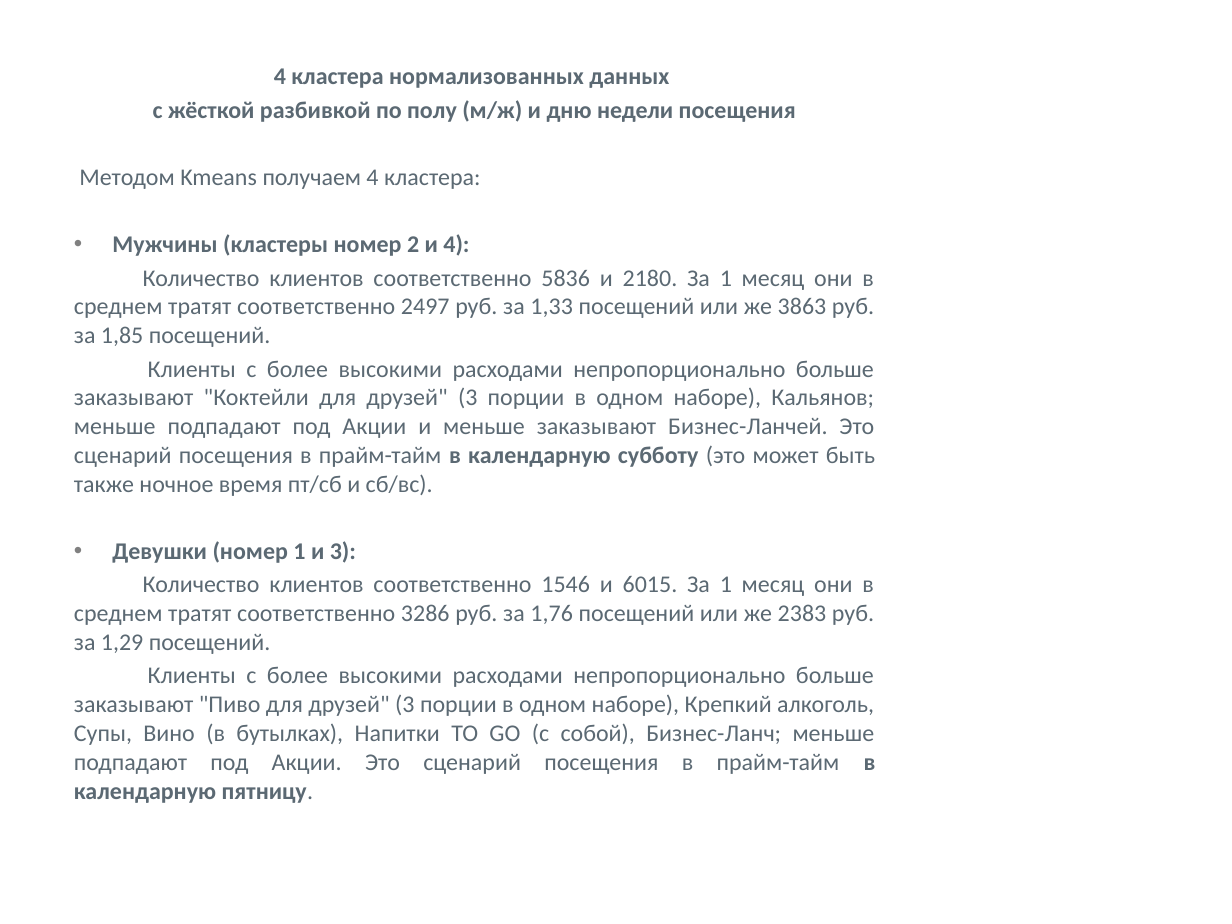
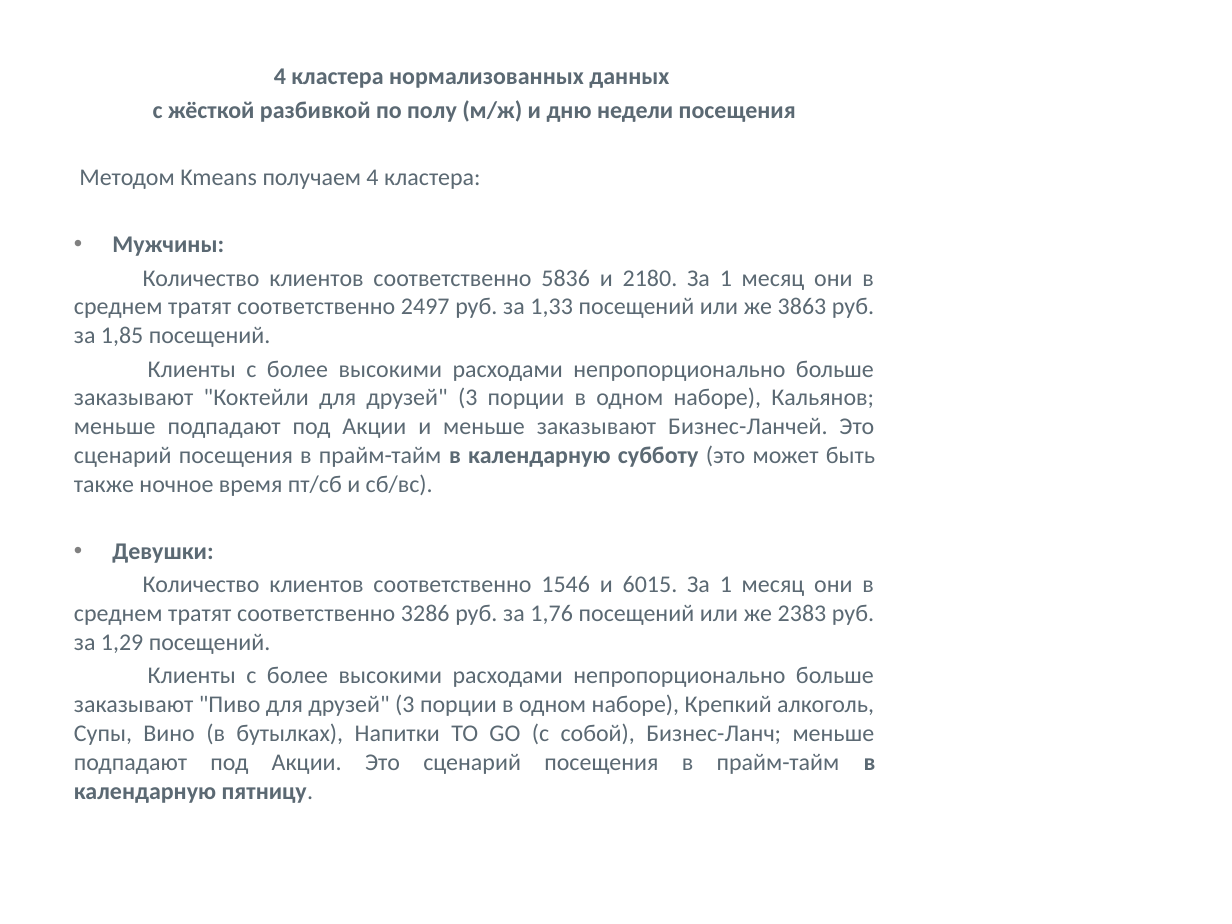
Before and after one commit to Viktoriia2020/Viktoriia, a slide deck: slide 16 of Презентация проекта.pptx (slide 15 before the commit). Drawn at 1232x924 pixels with LibreOffice and Linux fonts; fonts in the diff are those of the drawing; background and template pictures are left out. Boxes give left, top, right and bottom in pixels: in the first picture for what was removed or moved away, otherwise in the second. Text is boxed around its words. In the diff, an @@ line names an element or a change of style, - is before the commit and + after.

```diff
--- a/Презентация проекта.pptx
+++ b/Презентация проекта.pptx
@@ text at <box>112,236,224,256</box>: text changed @@
-• Мужчины (кластеры номер 2 и 4):
+• Мужчины:
@@ text at <box>112,543,213,563</box>: text changed @@
-• Девушки (номер 1 и 3):
+• Девушки:
```
Also in this commit, not shown: 2 other slides changed, 2 slides added.
